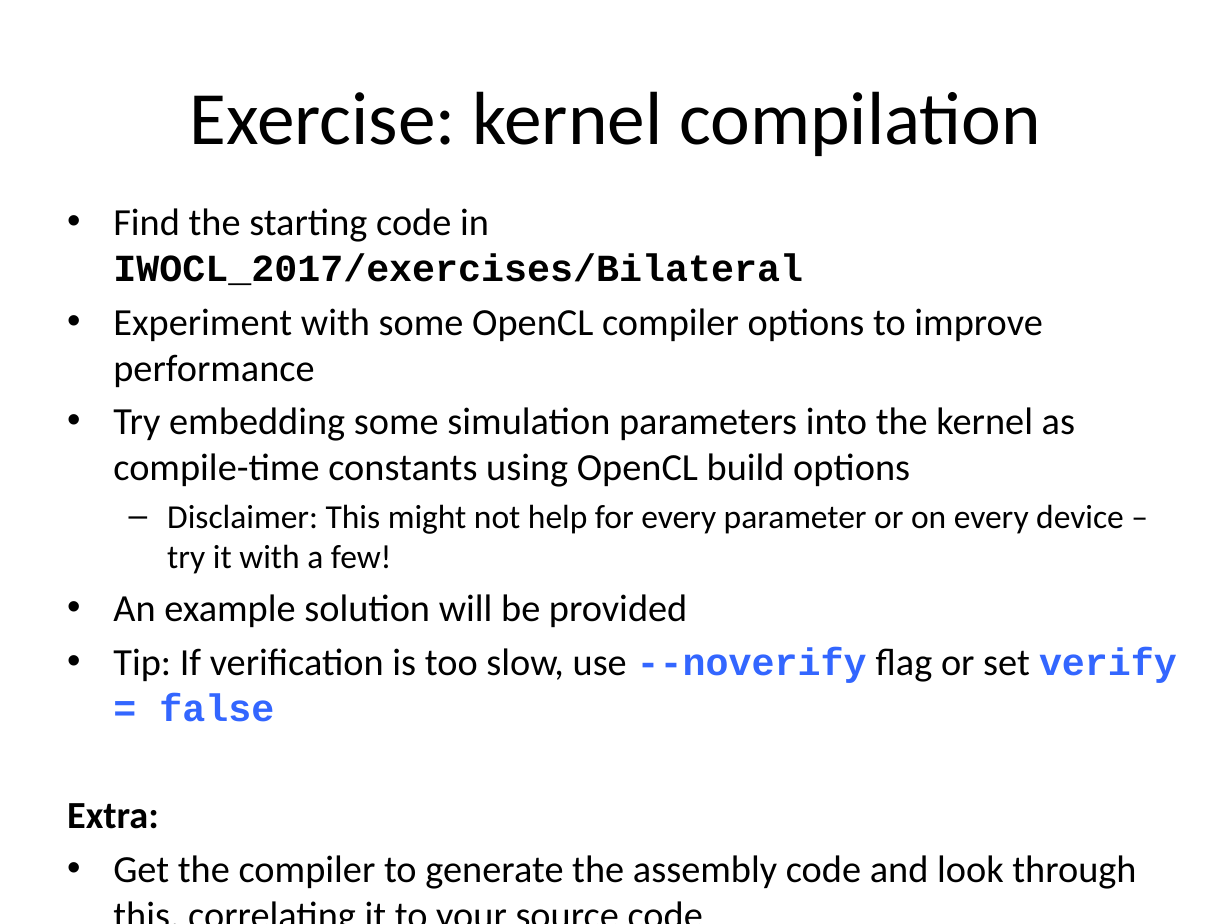
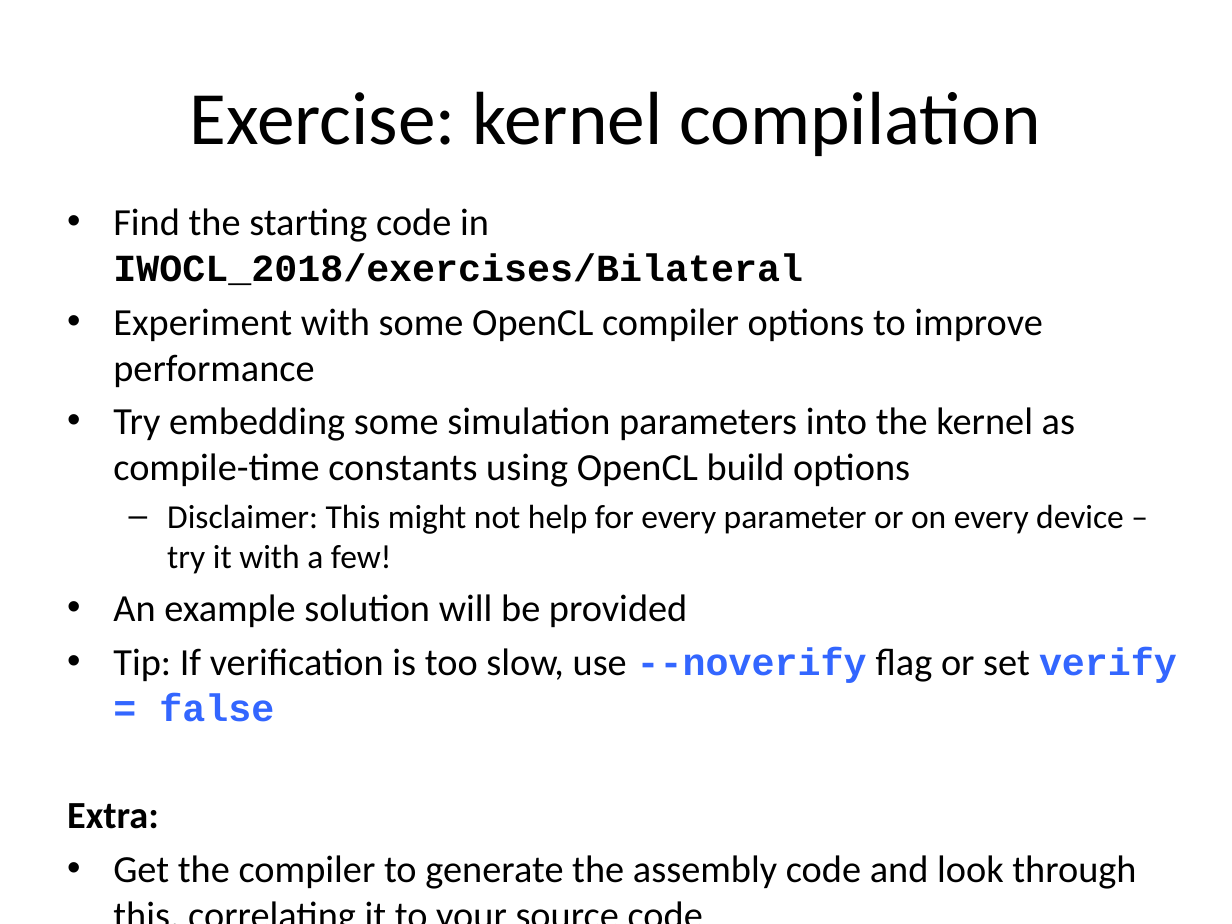
Before and after one commit to UoB-HPC/opencl-training-code, a slide deck: slide 25 of slides/advanced_part2.pptx. Drawn at 1232x924 pixels with LibreOffice and Linux fonts; fonts in the diff are those of the drawing. Boxes give left, top, right and bottom in pixels: in the first picture for what was removed or moved away, otherwise in the second. Text is boxed around its words. In the diff, an @@ line names an element or a change of style, - is before the commit and + after.

Commit message:
Minor updates to part 2

```diff
--- a/slides/advanced_part2.pptx
+++ b/slides/advanced_part2.pptx
@@ text at (x1=113, y1=208, x2=803, y2=285): text changed @@
-• Find the starting code in IWOCL_2017/exercises/Bilateral
+• Find the starting code in IWOCL_2018/exercises/Bilateral
```
